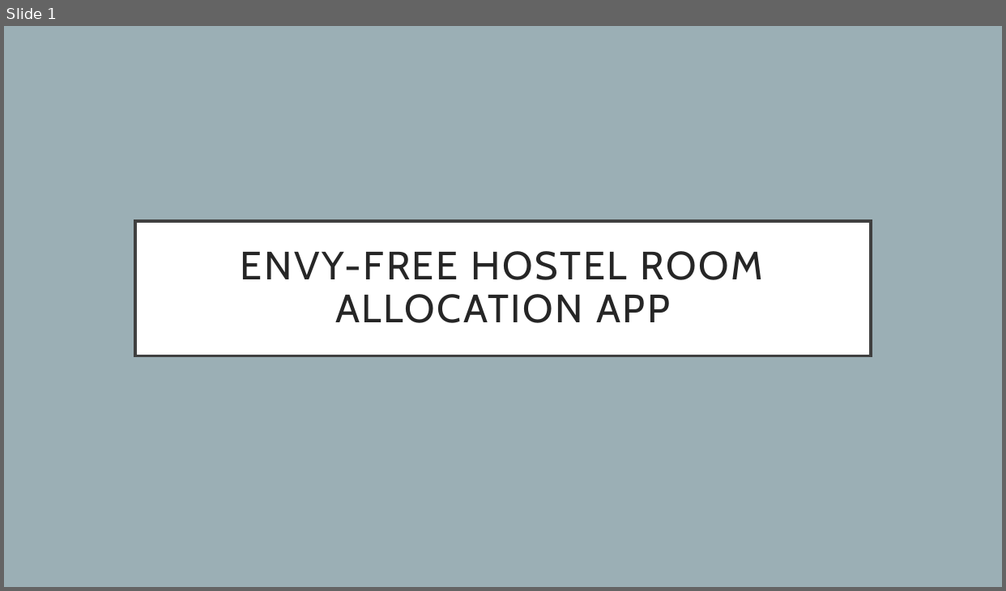
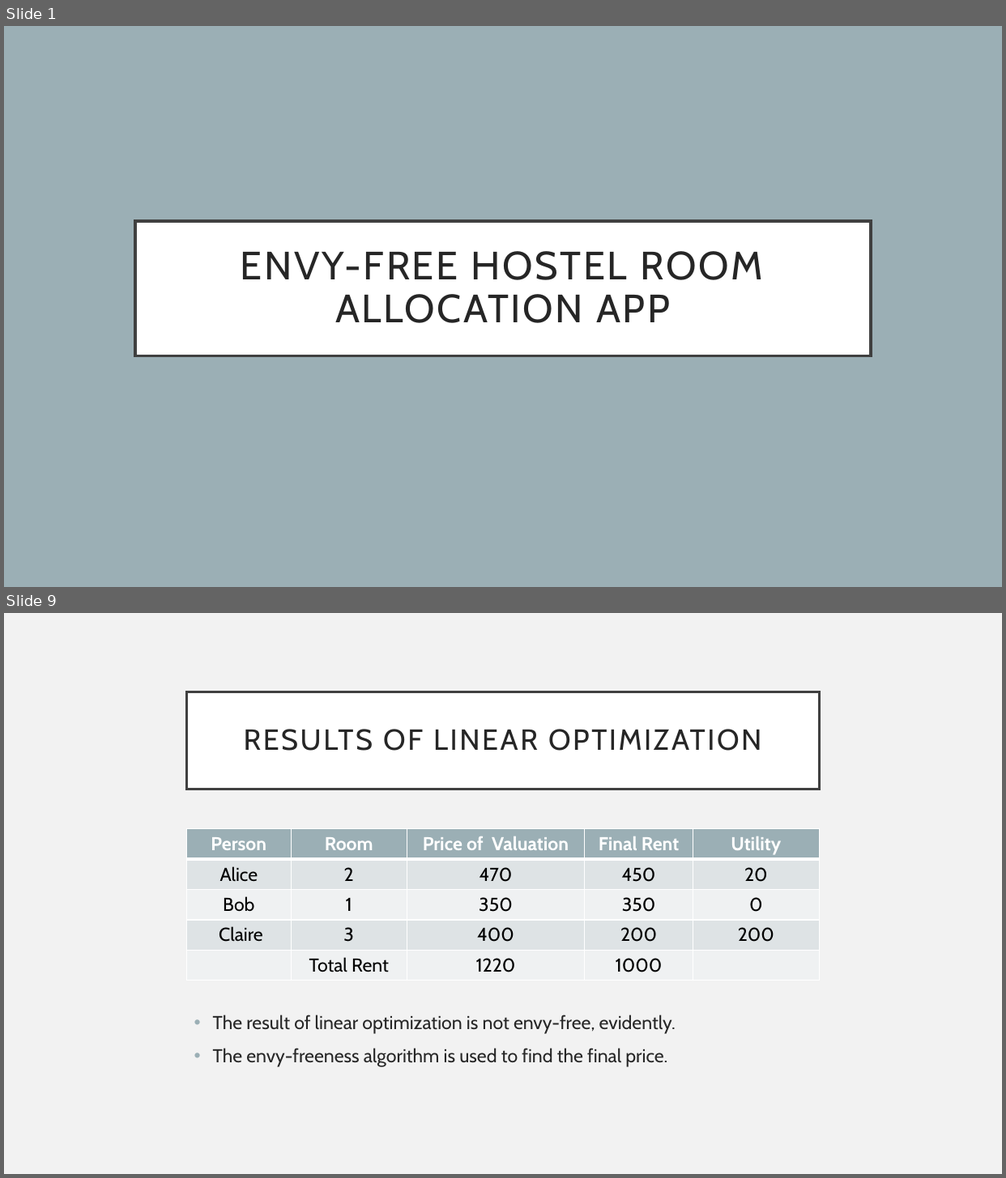
Before and after one commit to tanvinerkar/fair-rent-division, a slide deck: final-ppt.pptx. Shown one above the other, each under a label of ours: slide 1 before the commit, slides 1 and 9 after it; the slides between them are not shown. The pictures are 1006x591 and 1006x1178 pixels, drawn with LibreOffice and Linux fonts; fonts in the diff are those of the drawing. Boxes give left, top, right and bottom in pixels: in the first picture for what was removed or moved away, otherwise in the second. Text is boxed around its words. In the diff, an @@ line names an element or a change of style, - is before the commit and + after.

```diff
--- a/final-ppt.pptx
+++ b/final-ppt.pptx
@@ slide 9 added at (4, 613, 1002, 1174), background #F2F2F2 @@
@@ title added at (187, 692, 819, 789), fill #FFFFFF, outline #404040 2.5 pt, 28 pt, text #262626 @@
+RESULTS OF LINEAR OPTIMIZATION
@@ table added at (187, 828, 819, 981), 5 rows, 5 columns @@
+Person | Room | Price of Valuation | Final Rent | Utility
+Alice | 2 | 470 | 450 | 20
+Bob | 1 | 350 | 350 | 0
+Claire | 3 | 400 | 200 | 200
+ | Total Rent | 1220 | 1000 | 
@@ text added at (213, 1015, 675, 1067), 18 pt, text #262626 @@
+• The result of linear optimization is not envy-free, evidently.
+• The envy-freeness algorithm is used to find the final price.
```
Also in this commit, not shown: 7 slides changed, 6 other slides added, 1 slide removed, 7 other files.
